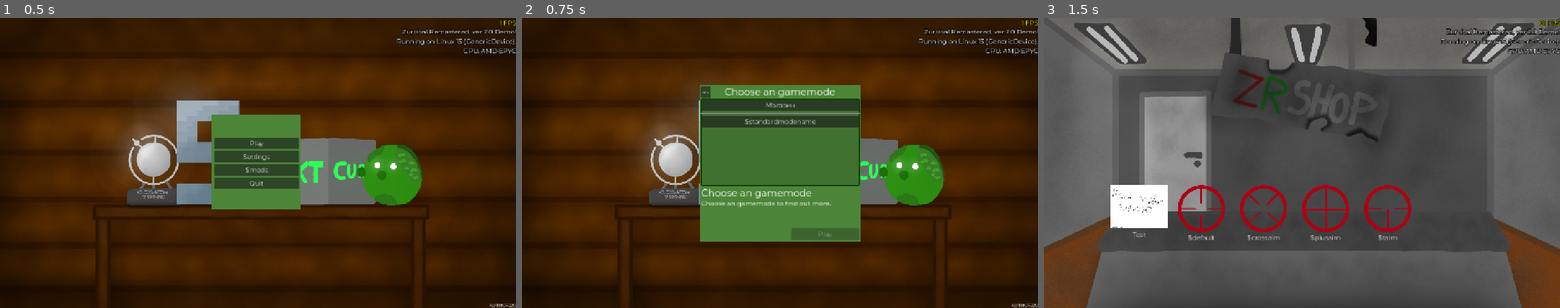
Above: before the commit, frames 1-3 (left to right).
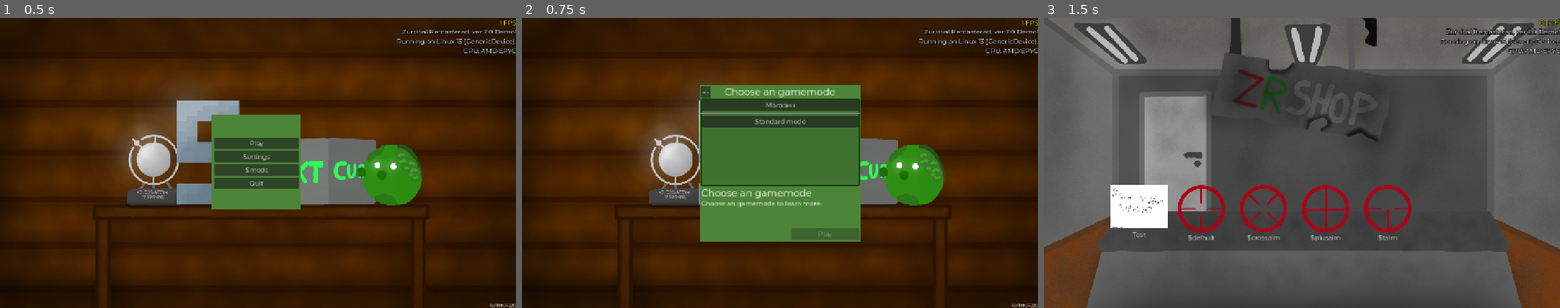
Above: after the commit, the same moments.

Repository: klodskateam/zurvival-remastered
Game: Godot game, scene res://menu.tscn
Two runs of this game, one before a commit and one after it. Both use one fixed random seed, a clock stepped at 60 frames per second and the inputs below.
Inputs:
- Up to frame 1 (0.5 s): no input
- Up to frame 2 (0.75 s): click "Play" at 0.5 s
- Up to frame 3 (1.5 s): click "Магазин" at 1.25 s

Frame 1 is identical in both runs. In frame 2, 0.2% of the frame differs, in the area x 43-60%, y 34-65%; in frame 3, nothing differs.
Error in both runs: Invalid type in function 'set_locale' in base 'TranslationServer'. Cannot convert argument 1 from Nil to String. (res://global.gd:24)

Commit message:
обновлены переводы

Diff:
--- a/Translation/translations.csv
+++ b/Translation/translations.csv
@@ -1,13 +1,13 @@
 id,en,ru,be,ch,sp,fi,bel
-$stamina,Stamina,Выносливость,Цягавітасць,耐力,Resistencia,,Ciahavitaść
+$stamina,Stamina,Выносливость,Цягавітасць,耐力,Resistencia,Energia,Ciahavitaść
 $play,Play,Играть,Гуляць,游戏,Jugar,Pelaa,Huliać
-$bullets,Ammo,Пули,Кулі,子弹,Balas,,Kuli
+$bullets,Ammo,Пули,Кулі,子弹,Balas,Ammukset,Kuli
 $settings,Settings,Настройки,Налады,设置,Ajustes,Asetukset,Nalady
 $health,HP,Здоровье,Здароўе,健康,Salud,HP,Zdaroŭje
 $createdby,Made by,Сделано,Зроблена,制作：,Hecho por,Teki,Zrobliena
 $save,Save,Сохранить,Захаваць,节省,Guardar,Tallenna,Zachavać
 $fullscreen,Fullscreen (F11),Полноэкранный режим (F11),Поўнаэкранны рэжым (F11),全屏模式 (F11),Modo de pantalla completa (F11),Kokonäyttö (F11),Poŭnaekranny režym (F11)
-$graphicssettings,Graphical settings,Настройки графики,Настройкі графікі,图形设置,Ajustes gráficos,,Nastrojki hrafiki
+$graphicssettings,Graphical settings,Настройки графики,Настройкі графікі,图形设置,Ajustes gráficos,Grafiikka-asetukset,Nastrojki hrafiki
 $other,Other,Другие,Іншыя,其他,Otros,Muu,Inšyja
 $machinetranslat,"The language you have chosen has been translated through Google Translate and DeepL, so there may be  …(722 unchanged characters)…
 $pausemenu,Pause menu,Меню паузы,Меню паўзы,暂停菜单,Menú Pausa,Pysäytysvalikko,Mieniu paŭzy
@@ -15,12 +15,13 @@
 $quit,Quit,Выход,Вынахад,输出,Salida,Poistua,Vynachad
 $pausetext,Press ESC to continue,Нажмите ESC чтобы продолжить,Націсніце ESC каб працягнуць,按 ESC 继续,Pulse ESC para continuar,Paina ESC jatkaaksesi,Naciśnicie ESC kab praciahnuć
 $help,Help,Помочь с переводом игры,Дапамагчы,帮助,Ayuda,Auttaa pelin kääntämiseen!,Dapamahčy
-$youdead,You are dead!,Вы умерли!,Вы памерлі!,你死定了！,¡Estás muerto!,Olet kuollut!,Vy pamierli!
+$youdead,You have died!,Вы умерли!,Вы памерлі!,你死定了！,¡Estás muerto!,Olet kuollut!,Vy pamierli!
 $score,Score,Счёт,Рахунак,查看,Controlar,Pistemäärä,Rachunak
 $bestscore,Best score,Лучший счёт,Лепшы рахунак,最佳成绩,Mejor puntuación,Paras pistemäärä,Liepšy rachunak
 $gotomenu,Go to menu,В меню,Выйсці ў меню,退出到菜单,Salir al menú,Poistu valikkoon,Vyjsci ŭ mieniu
 $placeholdergmname,Choose an gamemode,Выберите режим,,,,Valitse pelin,
-$placeholdergmdesc,Choose an gamemode to find out more.,Выберите режим чтобы узнать больше,,,,"Valitse pelin, että saa tietoa pelistä.",
+$placeholdergmdesc,Choose an gamemode to learn more.,Выберите режим чтобы узнать больше,,,,"Valitse pelin, että saa lisää tietoa.",
 $gamemodeselect,Choose an gamemode,Выберите режим,,,,Valitse pelin,
-$standardmodename,,Стандартный режим,,,,,
-$standardmodedesc,,"Самый стандартный режим, что ещё говорить?",,,,,
+$standardmodename,Standard mode,Стандартный режим,,,,Tavallinen peli,
+$standardmodedesc,"It's just the same old standard mode, what else to say about it?","Самый стандартный режим, что ещё говорить?",,,,"Samanlainen ja tiety tavallinen peli, voikko tästä sanoa mitään?",
+$moderror,Mod error!,Ошибка мода!,,,,Mod:isä tapahtui virhe!,
Not shown: 1 places in background.tscn that only renumber resources
Not shown: 1 places in game.tscn that only renumber resources
Not shown: 1 places in game_over.tscn that only renumber resources
Not shown: 1 places in global_interface.tscn that only renumber resources
Not shown: 1 places in menu.tscn that only renumber resources
Not shown: 1 places in settings.tscn that only renumber resources
Not shown, changed: .gitignore
